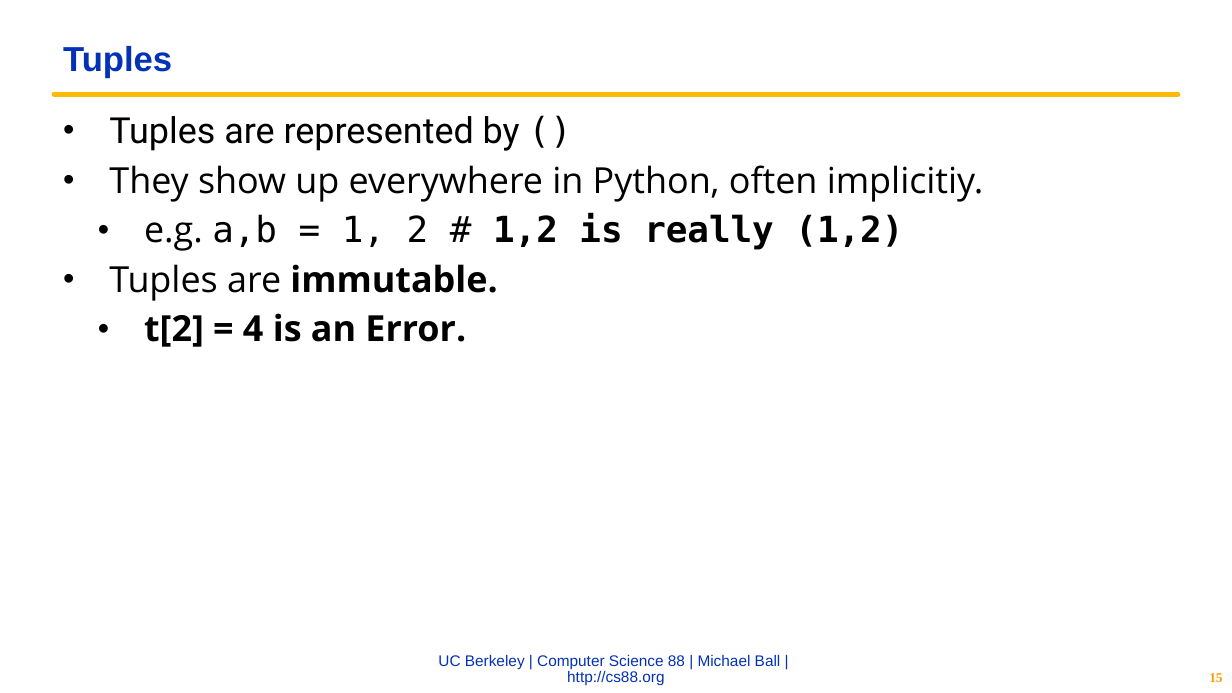
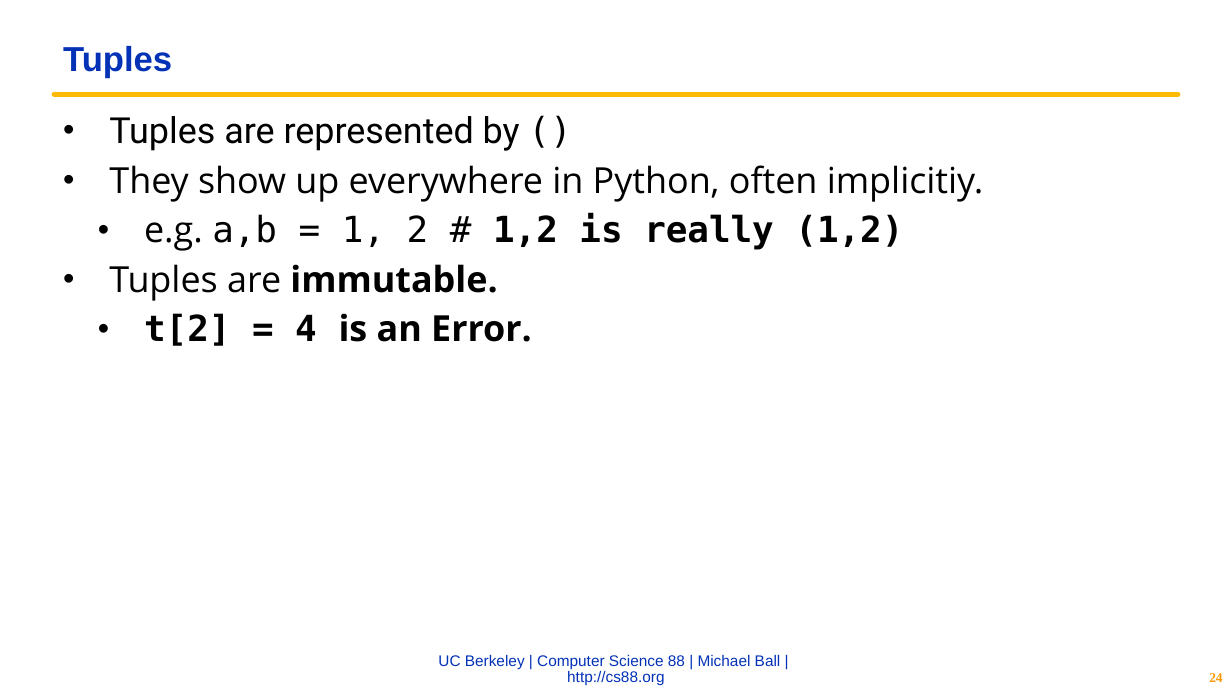
Before and after one commit to cs88-website/fa22, a slide deck: slide 24 of assets/slides/fa22/04-Lists.pptx (slide 15 before the commit). Drawn at 1232x693 pixels with LibreOffice and Linux fonts; fonts in the diff are those of the drawing; background and template pictures are left out. Boxes give left, top, right and bottom in pixels: in the first picture for what was removed or moved away, otherwise in the second. Text is boxed around its words. In the diff, an @@ line names an element or a change of style, - is before the commit and + after.

```diff
--- a/assets/slides/fa22/04-Lists.pptx
+++ b/assets/slides/fa22/04-Lists.pptx
@@ text at bbox=[144, 313, 532, 346]: font Open Sans to DejaVu Sans Mono in "t[2] = 4" @@
@@ page number at bbox=[1209, 673, 1222, 682]: text changed @@
-15
+24
```
Also in this commit, not shown: 9 other slides changed, 6 slides added, 2 slides removed, 4 other files.
